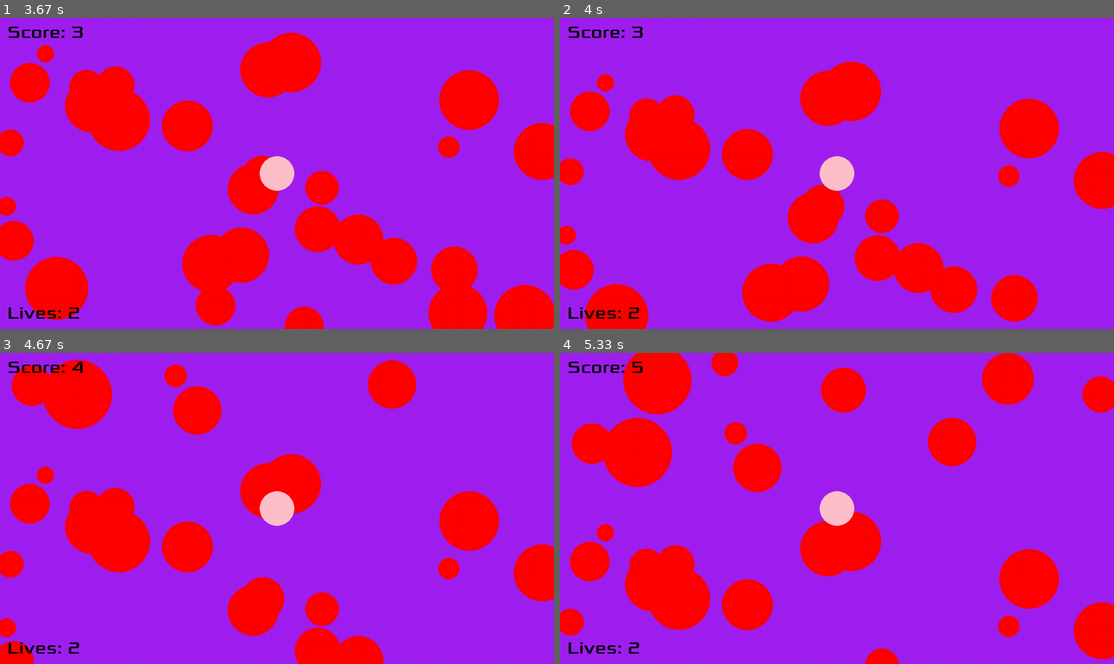
Above: before the commit, frames 1-4 (two rows, left to right).
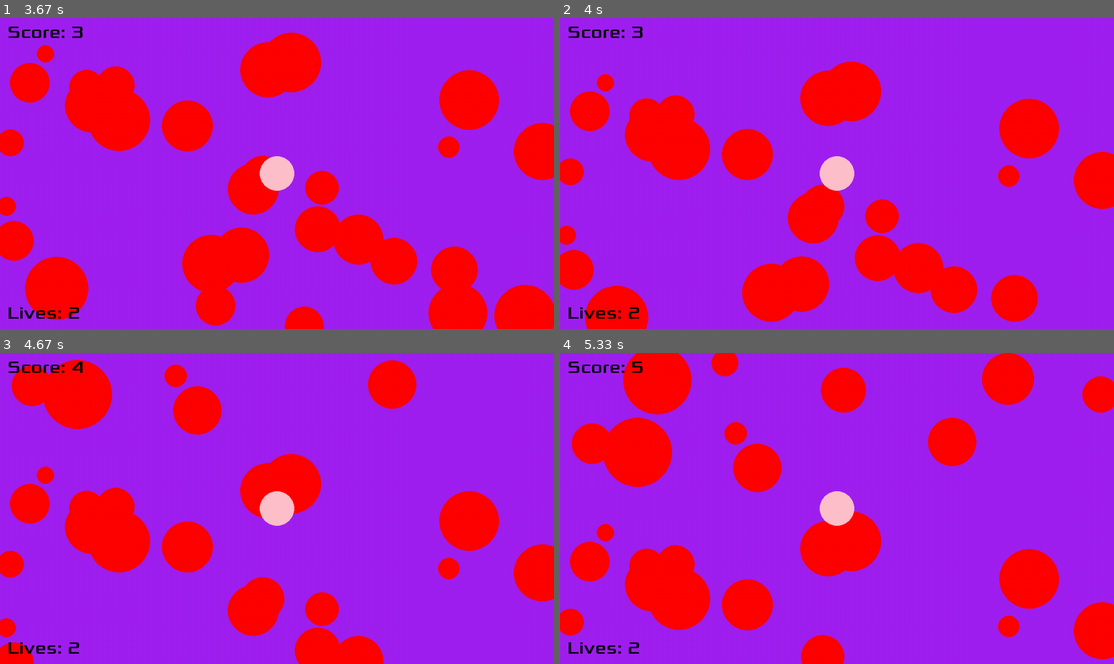
Above: after the commit, the same moments.

Repository: C-Liddell/pygame
Game: pygame game, started from Code/main.py
The game is run twice, just before and just after one commit, with the same random seed, the same clock (stepped at 60 frames per second) and the same inputs.
Inputs:
- Up to frame 1 (3.67 s): no input
- Up to frame 2 (4 s): no input
- Up to frame 3 (4.67 s): no input
- Up to frame 4 (5.33 s): no input

Frame 1 is identical in both runs. In frame 2, 0.1% of the frame differs, in the area x 4-16%, y 85-100%; in frame 3, less than 0.1%; in frame 4, 0.9%, in the area x 43-62%, y 90-100%.

Commit message:
Trying to get keydown detection working for space bar

Diff:
--- a/Code/main.py
+++ b/Code/main.py
@@ -4,46 +4,48 @@
 import math
 import os
 
+# Set working dir to path of currently running file
 os.chdir(os.path.dirname(__file__))
 
 pygame.init()
 
-
-
+# Set up screen and game constants
 screen = pygame.display.set_mode((1280, 720))
 width = screen.get_width()
 height = screen.get_height()
-
 clock = pygame.time.Clock()
 dt = 0
 frameCounter = 0
 iFrameCounter = 0
 cooldownCounter = 0
-
 score = 0
 
+# Import font file
 font = pygame.freetype.Font("Xolonium-Regular.ttf", 40)
 
+# Define classes
+@dataclass
+class Player():
+    pos: pygame.Vector2
+    radius: int
+    lives: int
+    colour: str
+    hitbox: pygame.Rect
 
 @dataclass
-class player():
-    pos = pygame.Vector2(width/ 2, height/ 2)
-    radius = 40
-    lives = 3
-    colour = "blue"
-    hitbox = 0
+class Spike:
+    pos: pygame.Vector2
+    radius: int
+    hitbox: pygame.Rect
 
 @dataclass
-class spike:
-    pos: int
-    radius: int
-    hitbox: int
+class Bullet:
+    pos: pygame.Vector2
+    hitbox: pygame.Rect
+
+# Initialise game entities
+player = Player(pos = pygame.Vector2(width/ 2, height/ 2), radius = 40, lives = 3, colour = "blue", hitbox = None)
 spikes = []
-
-@dataclass
-class bullet:
-    pos: int
-    hitbox: int
 bullets = []
 
 
@@ -68,31 +70,37 @@
     return player
 
 
-def spikeController(spikes, spike, dt, height, width, score):
+def SpikeController(spikes, Spike, dt, height, width, score):
     if random.randint(1,8) == 1:
-        spikes.append(spike(pygame.Vector2(random.randint(0, width), 0), random.randint(20,80), 0))
+        spikes.append(Spike(pygame.Vector2(random.randint(0, width), 0), random.randint(20,80), None))
+
+    spikes_to_remove = []
 
     for spike in spikes:
+        spike.pos.y += 200 * dt
+
         size = spike.radius*(math.sqrt(2))
-        spike.pos.y += 200 * dt
         spike.hitbox = pygame.Rect(spike.pos.x - size/2, spike.pos.y - size/2, size, size)
+
         pygame.draw.circle(screen, "red", spike.pos, spike.radius)
-        if spike.pos.y > height:
-            spikes.remove(spike)
-        if spike.radius < 20:
-            spikes.remove(spike)
-            score += 10
+
+        if spike.pos.y > height or spike.radius < 20:
+            spikes_to_remove.append(spike)
+            score += 10 if spike.radius < 20 else 0
+
+    spikes = [spike for spike in spikes if spike not in spikes_to_remove]
+
     return spikes, score
 
 
 def hitDetection(player, spikes, iFrameCounter):
     iFrameCounter += 1
     #pygame.draw.rect(screen, "yellow", player.hitbox)
-    for spike in spikes:
-        #pygame.draw.rect(screen, "yellow", spike.hitbox)
+    for Spike in spikes:
+        #pygame.draw.rect(screen, "yellow", Spike.hitbox)
         if iFrameCounter >= 180:
             player.colour = "blue"
-            if pygame.Rect.colliderect(player.hitbox, spike.hitbox):
+            if pygame.Rect.colliderect(player.hitbox, Spike.hitbox):
                 screen.fill("pink")
                 player.colour = "pink"
                 player.lives -= 1
@@ -100,11 +108,12 @@
     return player, iFrameCounter
 
 
-def bulletController(bullets, bullet, dt, cooldownCounter, player, spikes):
+def BulletController(bullets, Bullet, dt, cooldownCounter, player, spikes):
     cooldownCounter += 1
     keys = pygame.key.get_pressed()
-    if keys[pygame.K_SPACE] and cooldownCounter >= 15:
-        bullets.append(bullet(pygame.Vector2(player.pos.x - 10, player.pos.y - player.radius), 0))
+
+    if pygame.event.peek(pygame.KEYDOWN) and pygame.KEYDOWN.key == pygame.K_SPACE and cooldownCounter > 15:
+        bullets.append(Bullet(pygame.Vector2(player.pos.x - 10, player.pos.y - player.radius), 0))
         cooldownCounter = 0
     for bullet in bullets:
         bullet.pos.y -= 200 * dt
@@ -126,7 +135,6 @@
         if event.type == pygame.QUIT:
             exit()
 
-
     dt = clock.tick(60) / 1000
     screen.fill("purple")
 
@@ -136,12 +144,12 @@
         frameCounter = 0
 
 
-    spikes, score = spikeController(spikes, spike, dt, height, width, score)
+    spikes, score = SpikeController(spikes, Spike, dt, height, width, score)
 
     player = playerController(player, dt, width, height)
     player, iFrameCounter = hitDetection(player, spikes, iFrameCounter)
 
-    bullets, cooldownCounter, spikes = bulletController(bullets, bullet, dt, cooldownCounter, player, spikes)
+    bullets, cooldownCounter, spikes = BulletController(bullets, Bullet, dt, cooldownCounter, player, spikes)
 
 
     font.render_to(screen, (20, height - 50), str(f"Lives: {player.lives}"))
